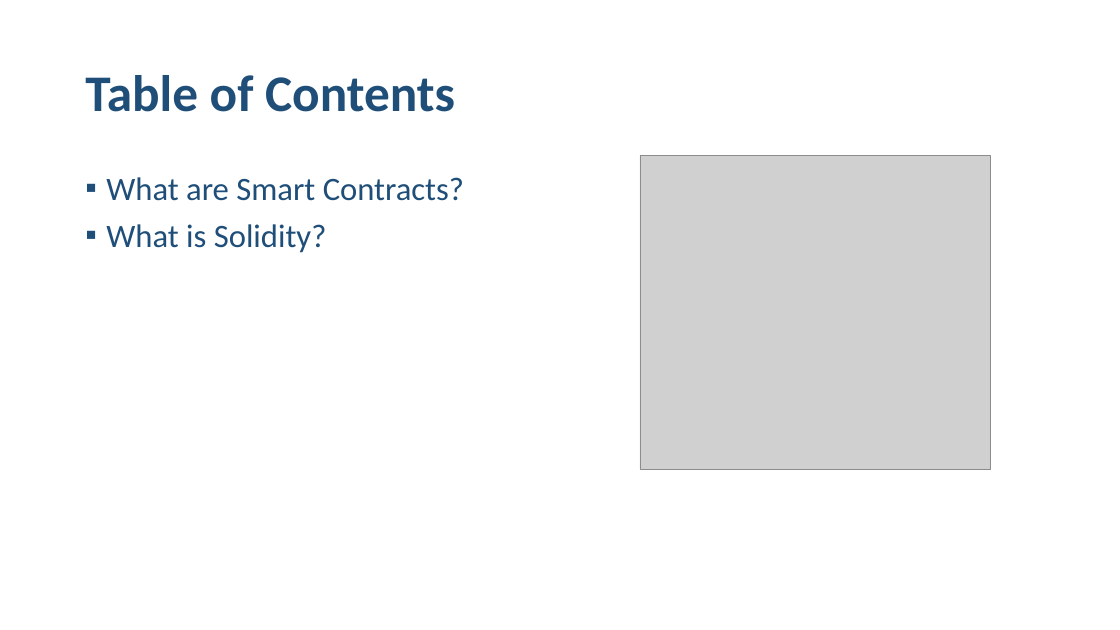
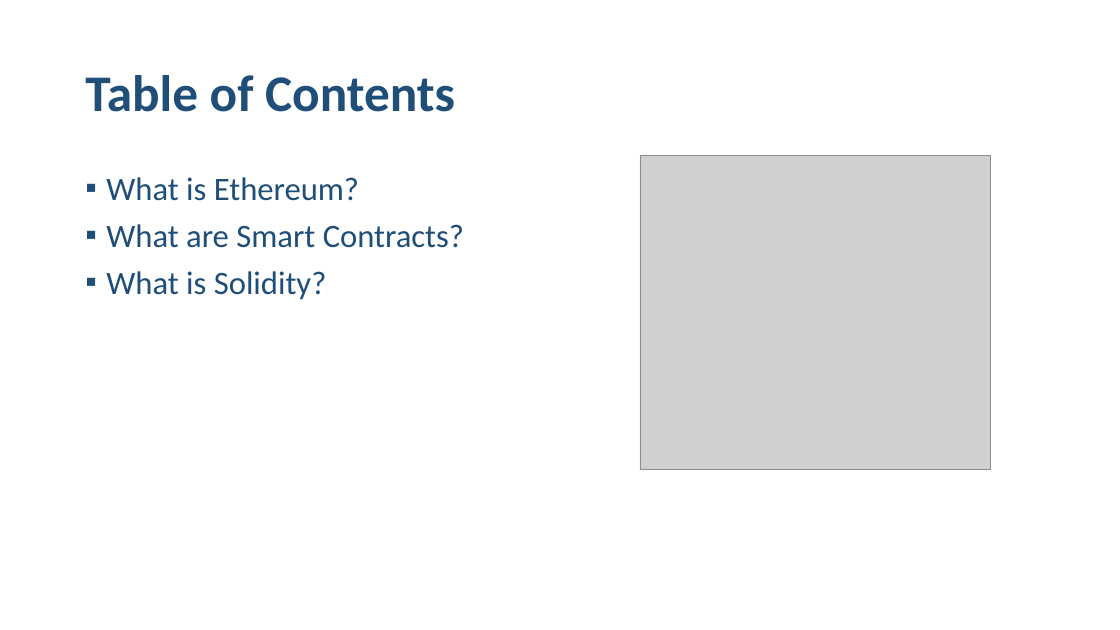
Before and after one commit to mdamyanova/Blockchain-Basics-Mini-Course, a slide deck: slide 2 of 03.Ethereum, Smart Contracts/03.Blockchain-Ethereum, Smart Contracts Introduction-Presentation.pptx. Drawn at 1120x630 pixels with LibreOffice and Linux fonts; fonts in the diff are those of the drawing; grey boxes stand for pictures. Boxes give left, top, right and bottom in pixels: in the first picture for what was removed or moved away, otherwise in the second. Text is boxed around its words. In the diff, an @@ line names an element or a change of style, - is before the commit and + after.

```diff
--- a/03.Ethereum, Smart Contracts/03.Blockchain-Ethereum, Smart Contracts Introduction-Presentation.pptx
+++ b/03.Ethereum, Smart Contracts/03.Blockchain-Ethereum, Smart Contracts Introduction-Presentation.pptx
@@ text at <box>106,177,359,201</box>: paragraph added @@
+▪ What is Ethereum?
```
Also in this commit, not shown: 1 other slide changed, 1 slide removed.
